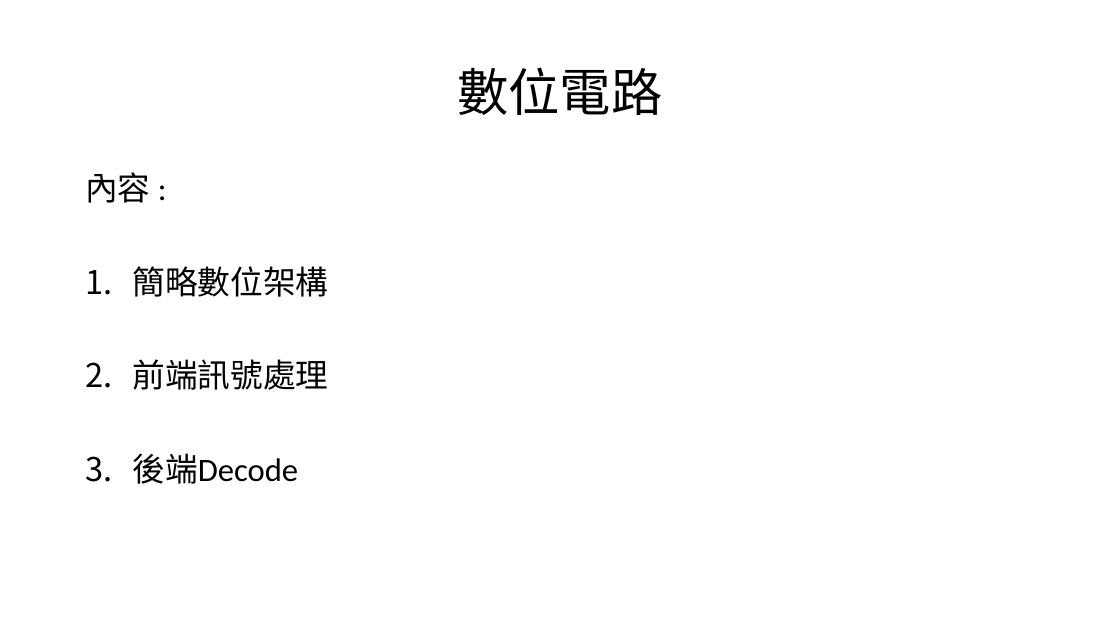
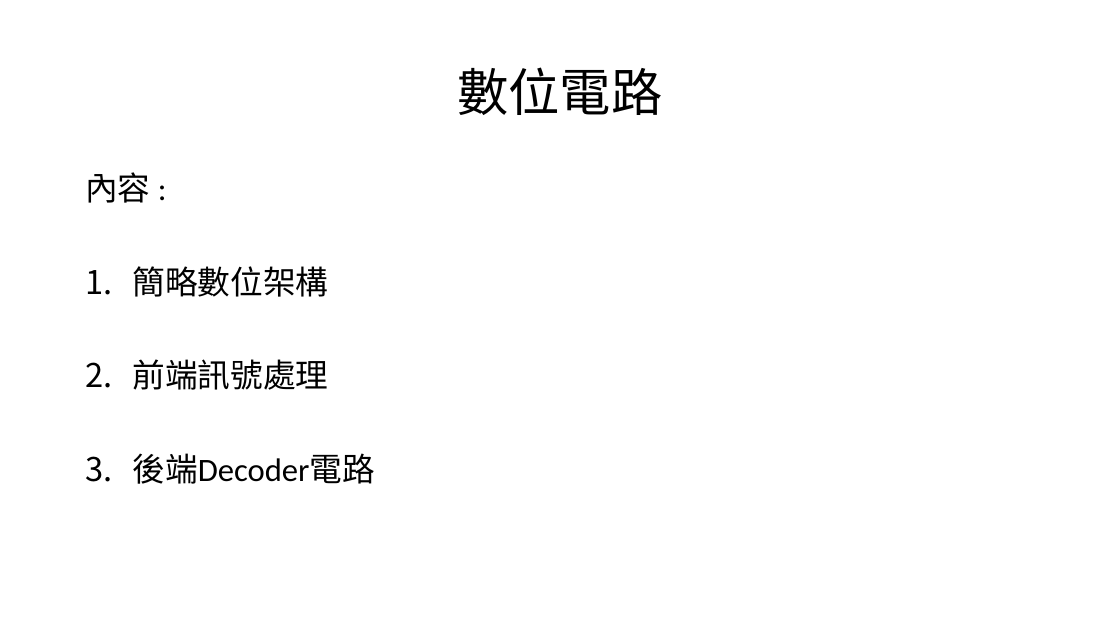
Before and after one commit to a0910281835/Summrary_PDF, a slide deck: slide 29 of Project_Summary_pdf/Project_Summary.pptx. Drawn at 1120x630 pixels with LibreOffice and Linux fonts; fonts in the diff are those of the drawing. Boxes give left, top, right and bottom in pixels: in the first picture for what was removed or moved away, otherwise in the second. Text is boxed around its words. In the diff, an @@ line names an element or a change of style, - is before the commit and + after.

```diff
--- a/Project_Summary_pdf/Project_Summary.pptx
+++ b/Project_Summary_pdf/Project_Summary.pptx
@@ text at (133, 453, 375, 484): text changed @@
-3. 後端Decode
+3. 後端Decoder電路
```
Also in this commit, not shown: 1 other slide changed, 2 slides added.
